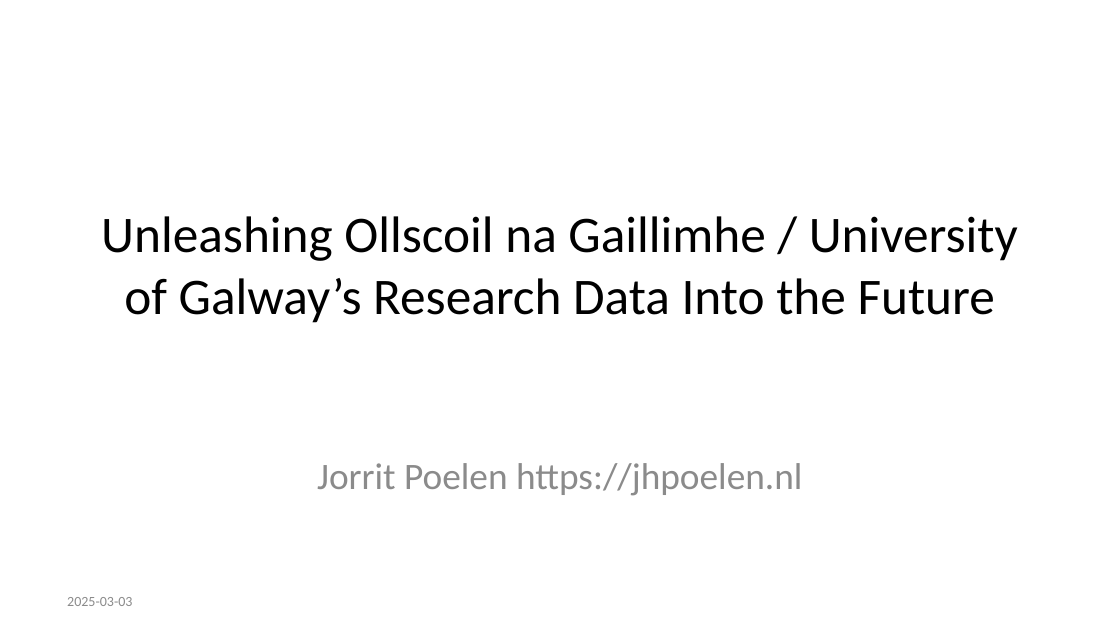
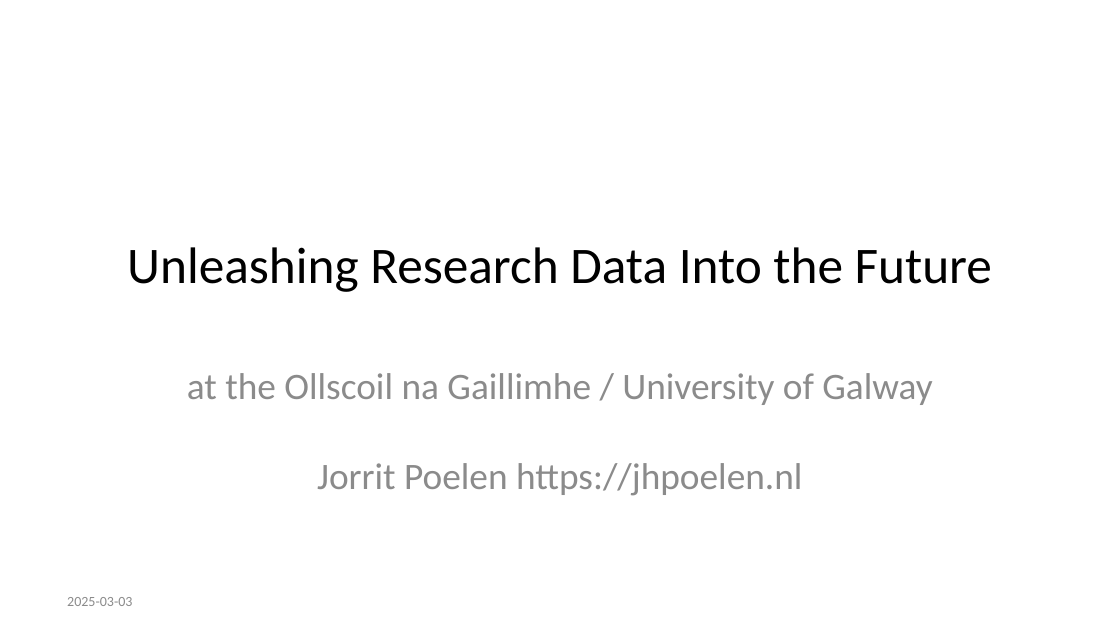
Before and after one commit to jhpoelen/galway-talk-2025-03-03, a slide deck: slide 1 of slides.pptx. Drawn at 1120x630 pixels with LibreOffice and Linux fonts; fonts in the diff are those of the drawing. Boxes give left, top, right and bottom in pixels: in the first picture for what was removed or moved away, otherwise in the second. Text is boxed around its words. In the diff, an @@ line names an element or a change of style, - is before the commit and + after.

```diff
--- a/slides.pptx
+++ b/slides.pptx
@@ title at [127, 247, 992, 292]: text changed @@
-Unleashing Ollscoil na Gaillimhe / University of Galway’s Research Data Into the Future
+Unleashing Research Data Into the Future
@@ subtitle at [187, 373, 932, 496]: text changed @@
-Jorrit Poelen https://jhpoelen.nl
+at the Ollscoil na Gaillimhe / University of Galway
+Jorrit Poelen https://jhpoelen.nl
```
Also in this commit, not shown: 3 other files.
